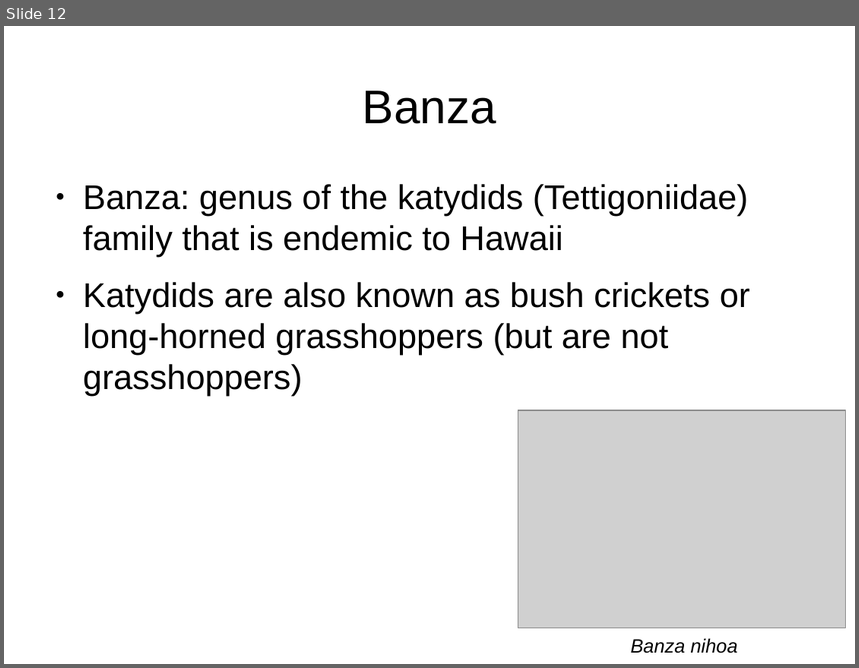
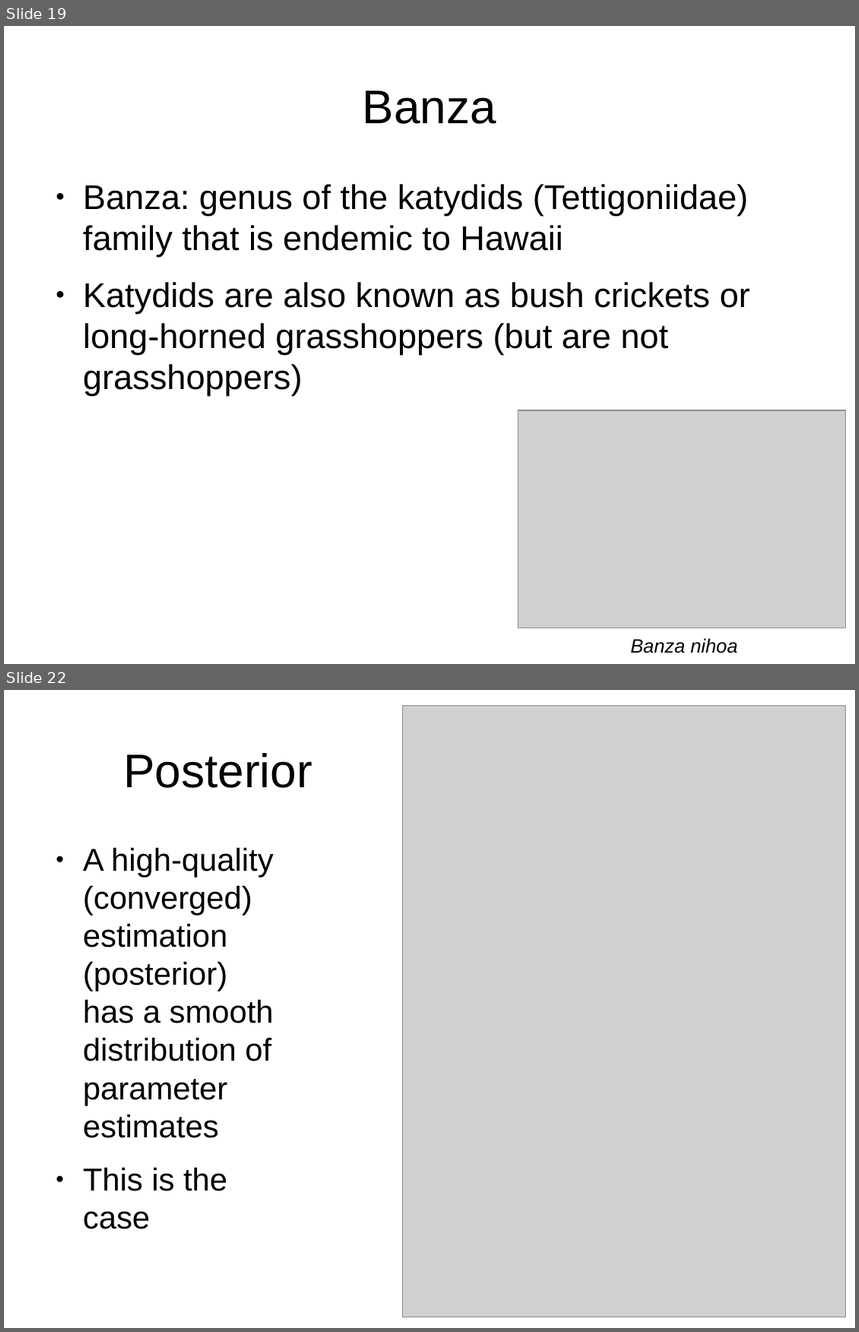
Before and after one commit to richelbilderbeek/Science, a slide deck: Presentations/RanjardEtAl2014.odp. Shown one above the other, each under a label of ours: slide 12 before the commit, slides 19 and 22 after it; the slides between them are not shown. The pictures are 859x668 and 859x1332 pixels, drawn with LibreOffice and Linux fonts; fonts in the diff are those of the drawing; grey boxes stand for pictures. Boxes give left, top, right and bottom in pixels: in the first picture for what was removed or moved away, otherwise in the second. Text is boxed around its words. In the diff, an @@ line names an element or a change of style, - is before the commit and + after.

```diff
--- a/Presentations/RanjardEtAl2014.odp
+++ b/Presentations/RanjardEtAl2014.odp
@@ slide 22 added at bbox=[4, 690, 855, 1328], background #FFFFFF @@
@@ picture added at bbox=[402, 705, 846, 1318] @@
@@ title added at bbox=[124, 753, 313, 788], 44 pt, text #000000 @@
+Posterior
@@ text added at bbox=[83, 847, 274, 1230], 29.6 pt, text #000000 @@
+● A high-quality (converged) estimation (posterior) has a smooth distribution of parameter estimates
+● This is the case
@@ what was slide 12 is now slide 19 @@
```
Also in this commit, not shown: 3 slides changed, 15 other slides added, 3 slides removed, 10 other files.
